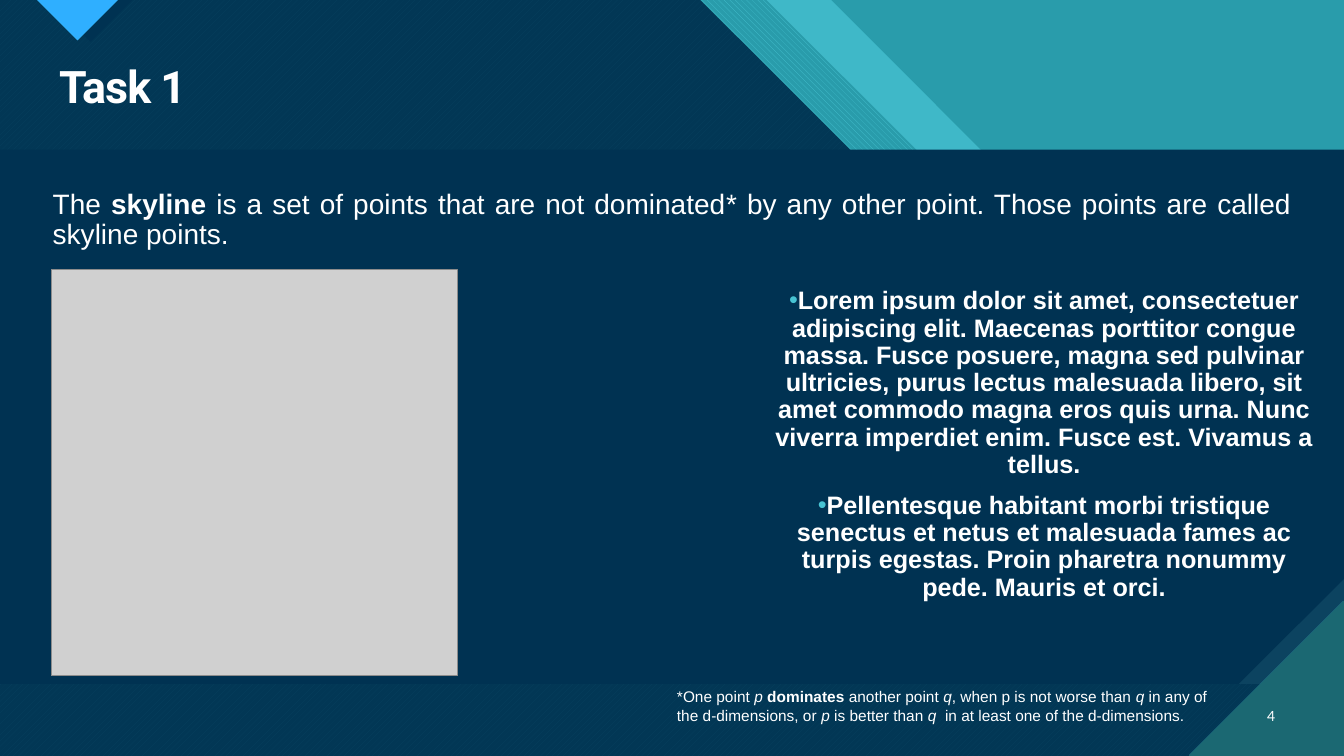
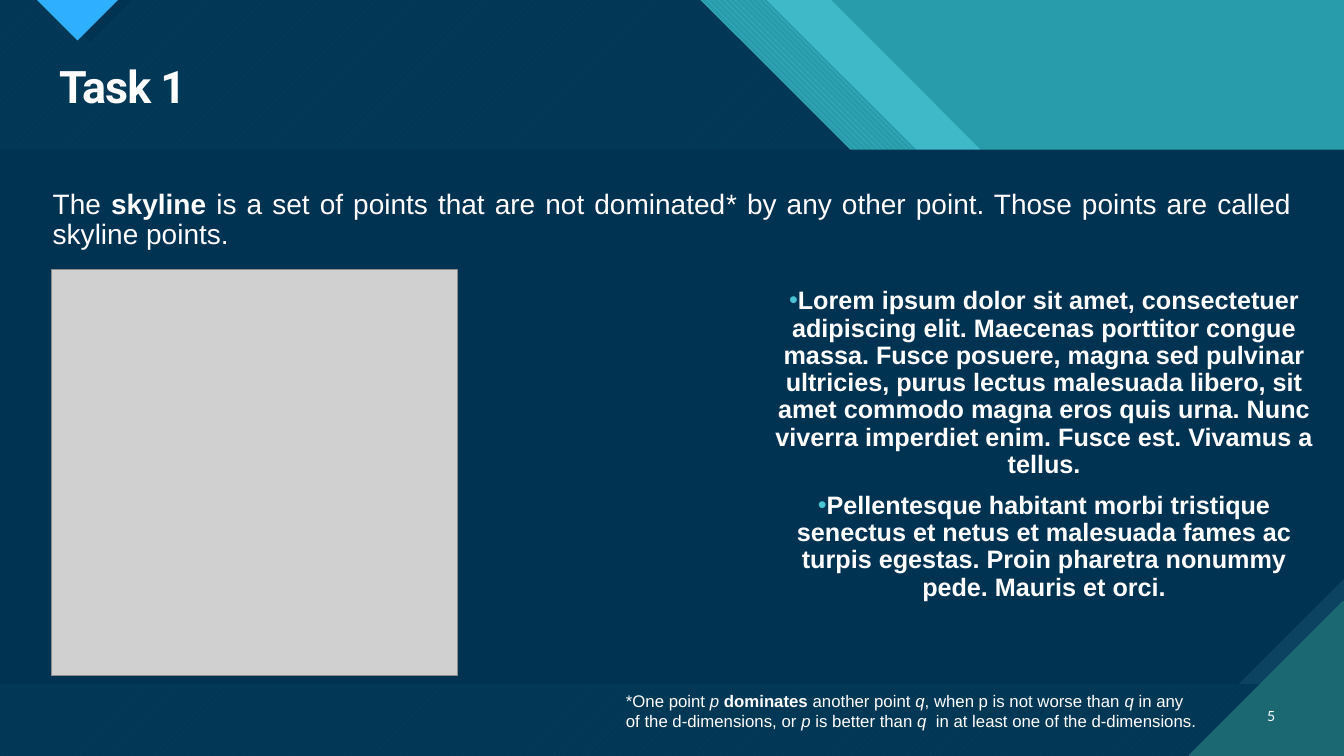
Before and after one commit to MnAppsNet/DominanceQueries, a slide deck: slide 5 of report_presentation.pptx (slide 4 before the commit). Drawn at 1344x756 pixels with LibreOffice and Linux fonts; fonts in the diff are those of the drawing; grey boxes stand for pictures; background and template pictures are left out; a plain dark background stands for a picture behind light text. Boxes give left, top, right and bottom in pixels: in the first picture for what was removed or moved away, otherwise in the second. Text is boxed around its words. In the diff, an @@ line names an element or a change of style, - is before the commit and + after.

Commit message:
Update presentation file

```diff
--- a/report_presentation.pptx
+++ b/report_presentation.pptx
@@ text "*One point p dominates another ...": place and size @@
-text "*One point p dominates another ..." at (677, 691, 1207, 724)
+text "*One point p dominates another ..." at (626, 694, 1196, 731)
@@ text "*One point p dominates another ..." at (626, 694, 1196, 731): size 11 to 12 pt @@
@@ page number at (1267, 711, 1275, 721): text changed @@
-4
+5
```
Also in this commit, not shown: 6 other slides changed, 2 slides added.
